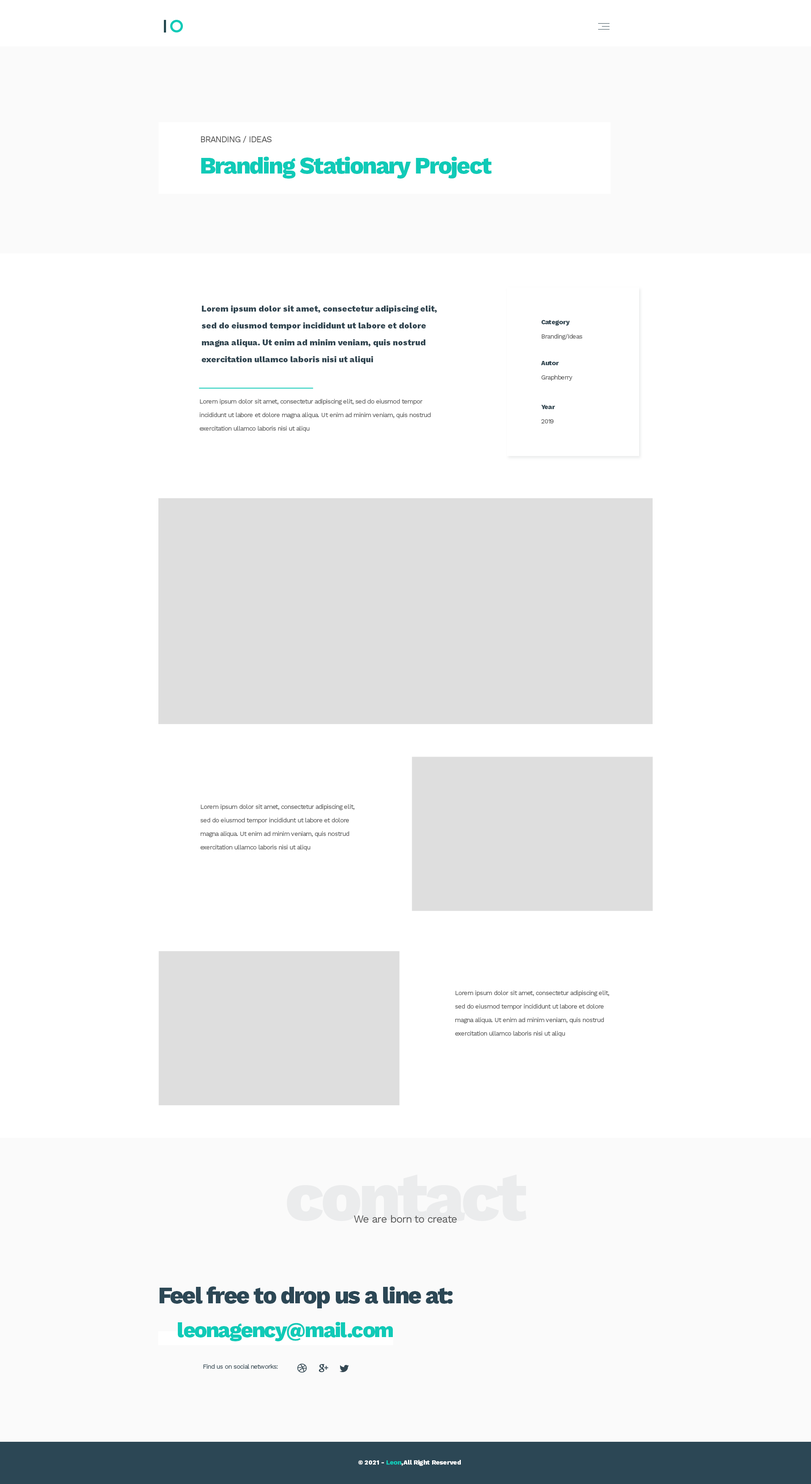
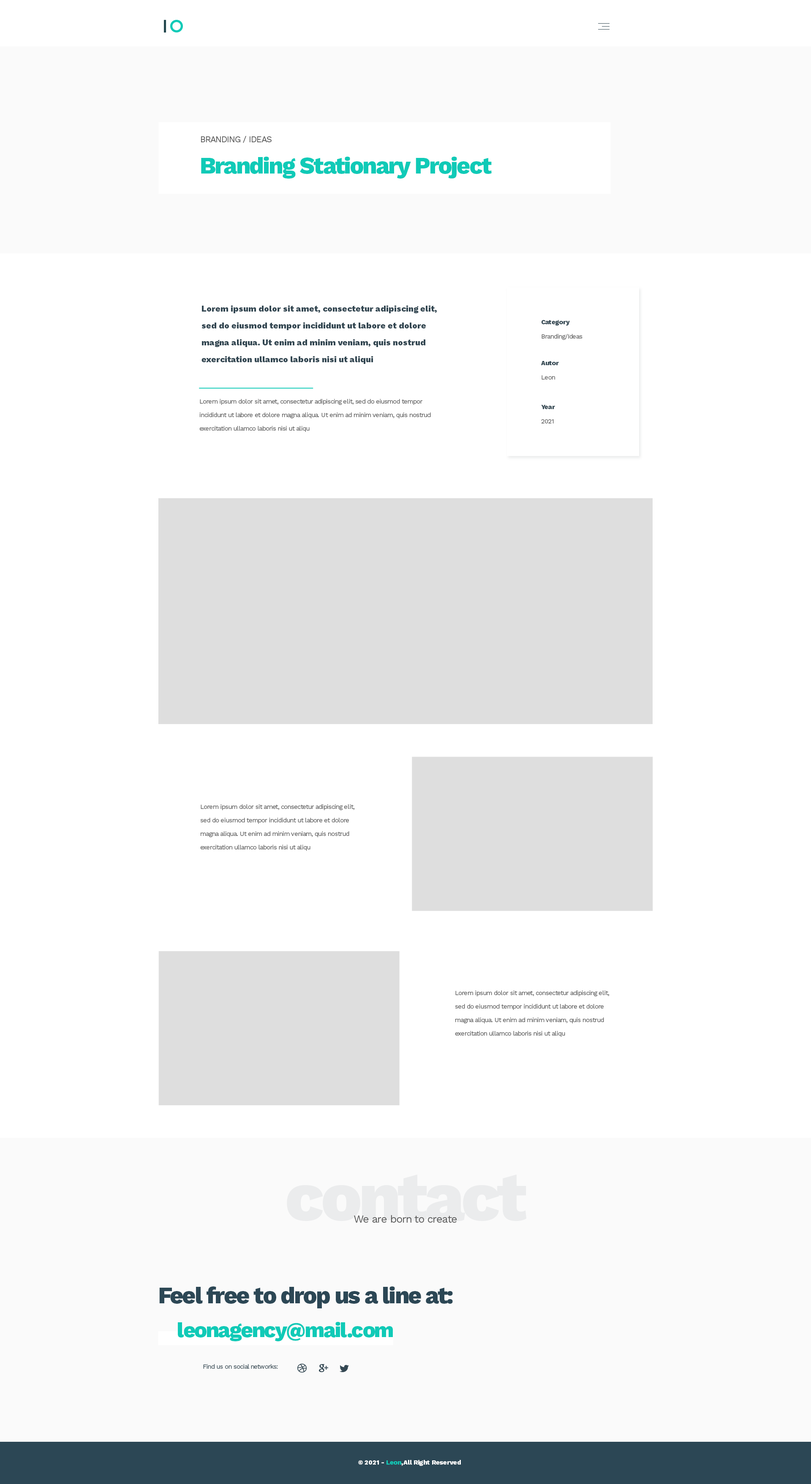
Revision of a layered 811×1484 image; what changed, layer by layer:
painted on "Graphberry" over (541, 374, 573, 381)
painted on "2019" over (548, 419, 554, 424)
